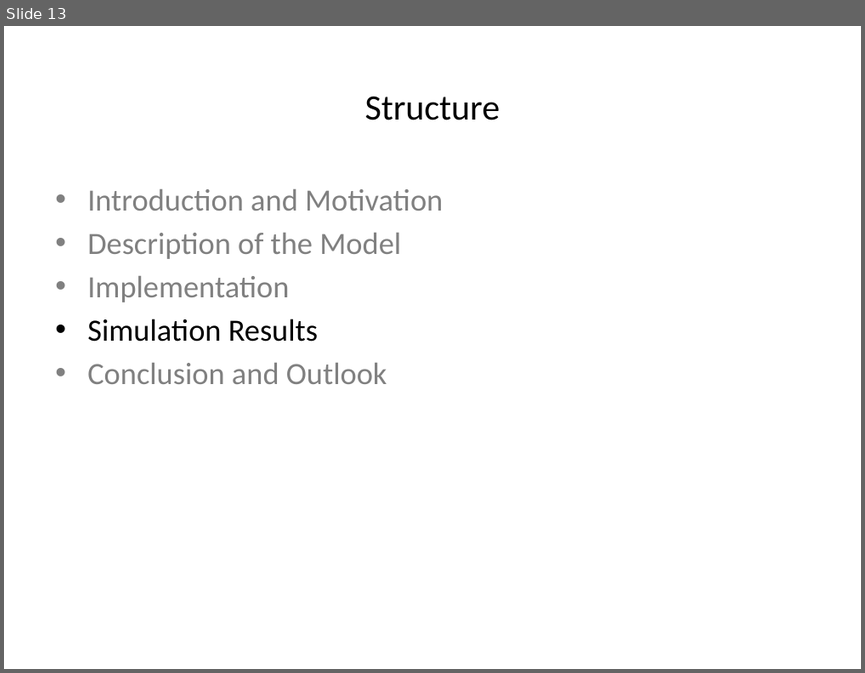
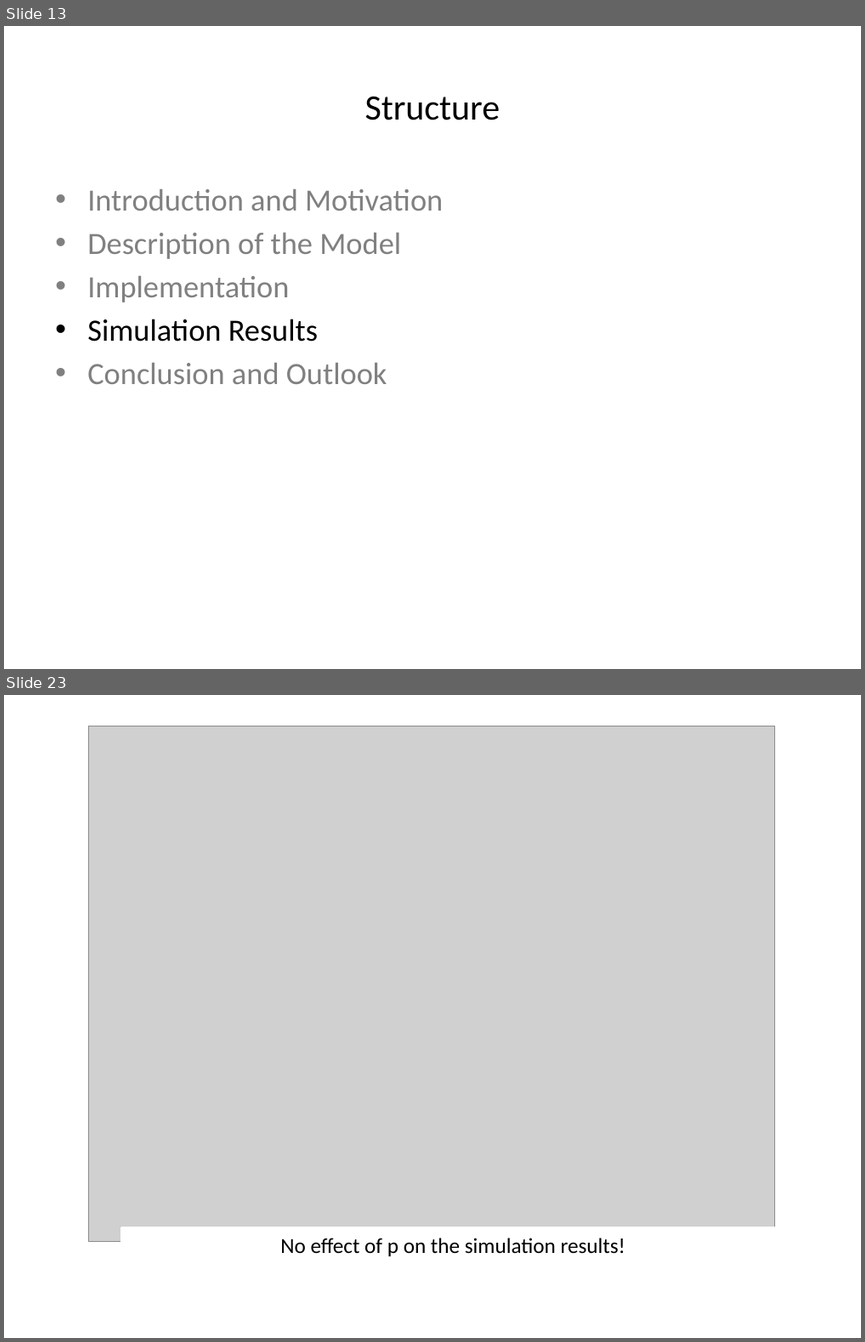
Before and after one commit to wildmic/Forest-Fire-SOC, a slide deck: presentation/SOC.pptx. Shown one above the other, each under a label of ours: slide 13 before the commit, slides 13 and 23 after it; the slides between them are not shown. The pictures are 865x673 and 865x1342 pixels, drawn with LibreOffice and Linux fonts; fonts in the diff are those of the drawing; grey boxes stand for pictures. Boxes give left, top, right and bottom in pixels: in the first picture for what was removed or moved away, otherwise in the second. Text is boxed around its words. In the diff, an @@ line names an element or a change of style, - is before the commit and + after.

```diff
--- a/presentation/SOC.pptx
+++ b/presentation/SOC.pptx
@@ slide 23 added at [4, 695, 861, 1338], background #FFFFFF @@
@@ picture added at [88, 726, 774, 1241] @@
@@ rectangle added at [122, 1228, 784, 1260], fill #FFFFFF, outline #FFFFFF 2 pt, 18 pt, text #000000 @@
+No effect of p on the simulation results!
```
Also in this commit, not shown: 7 slides changed, 11 other slides added, 3 slides removed, 6 other files.
